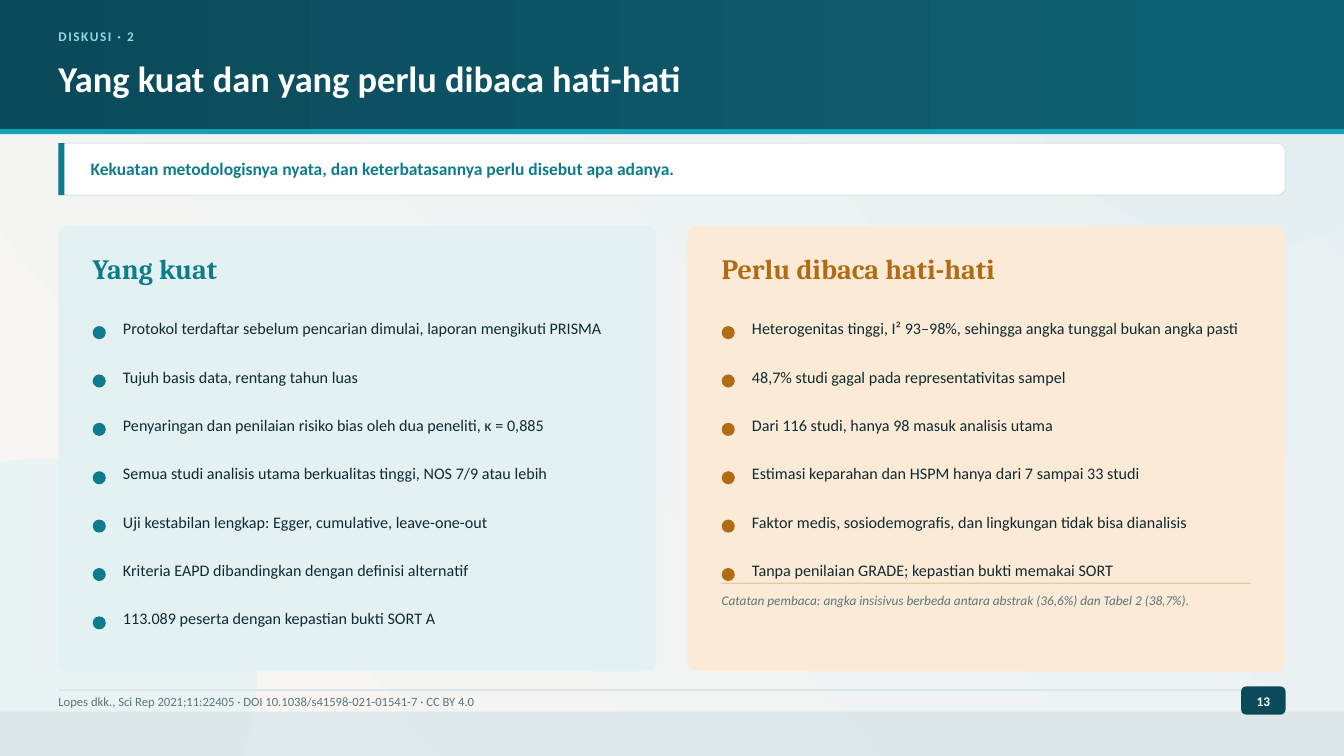
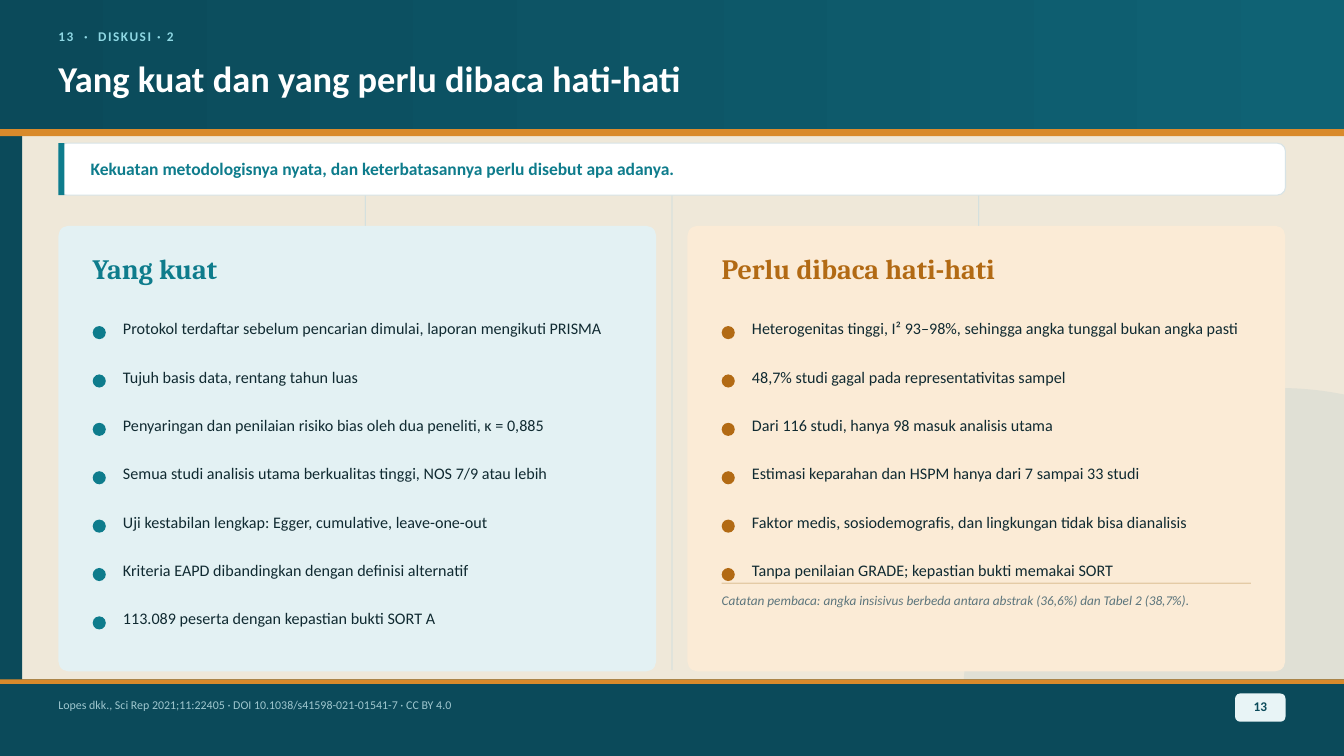
Before and after one commit to maskchanel14-source/agents, a slide deck: slide 13 of research/pediatric-dentistry-2021-2026/deck-mih-lopes-2021/Presentasi-Jurnal-MIH-Lopes-2021.pptx. Drawn at 1344x756 pixels with LibreOffice and Linux fonts; fonts in the diff are those of the drawing. Boxes give left, top, right and bottom in pixels: in the first picture for what was removed or moved away, otherwise in the second. Text is boxed around its words. In the diff, an @@ line names an element or a change of style, - is before the commit and + after.

```diff
--- a/research/pediatric-dentistry-2021-2026/deck-mih-lopes-2021/Presentasi-Jurnal-MIH-Lopes-2021.pptx
+++ b/research/pediatric-dentistry-2021-2026/deck-mih-lopes-2021/Presentasi-Jurnal-MIH-Lopes-2021.pptx
@@ rectangle at <box>0,0,1344,756</box>: fill gradient #F9F7F3 to #E6EFF2 to #EFE8D9 @@
@@ rectangle added at <box>0,0,22,756</box>, fill #0B4A5A @@
@@ ellipse removed at <box>1003,0,1344,247</box> @@
@@ text at <box>58,32,174,41</box>: text changed @@
-DISKUSI · 2
+13 · DISKUSI · 2
@@ rectangle at <box>0,129,1344,136</box>: fill #14A0B4 to #D98A2B @@
@@ rectangle added at <box>365,156,366,670</box>, fill #C7DCE1 @@
@@ rectangle added at <box>671,156,673,670</box>, fill #C7DCE1 @@
@@ rectangle added at <box>979,156,980,670</box>, fill #C7DCE1 @@
@@ ellipse added at <box>963,388,1344,756</box>, fill #E0E0D5 @@
@@ ellipse removed at <box>0,459,257,756</box> @@
@@ rectangle: place and size @@
-rectangle at <box>0,712,1344,756</box>
+rectangle at <box>0,680,1344,756</box>
@@ rectangle at <box>0,680,1344,756</box>: fill #DCE7EA at 85% opacity to #0B4A5A @@
@@ rectangle: place and size @@
-rectangle at <box>58,690,1286,691</box>
+rectangle at <box>0,680,1344,684</box>
@@ rectangle at <box>0,680,1344,684</box>: fill #D7E3E6 to #D98A2B @@
@@ text "Lopes dkk., Sci Rep 2021;11:22405 ..." at <box>58,701,451,711</box>: size 9 to 8.5 pt, text colour #5C757C to #9FC7CF @@
@@ text "13" at <box>1254,702,1267,711</box>: text colour #FFFFFF to #0B4A5A @@
@@ rounded rectangle: place and size @@
-rounded rectangle at <box>1241,687,1286,715</box>
+rounded rectangle at <box>1235,694,1286,722</box>
@@ rounded rectangle at <box>1235,694,1286,722</box>: fill #0B4A5A to #E8F4F6 @@
```
Also in this commit, not shown: 13 other slides changed, 25 other files.
